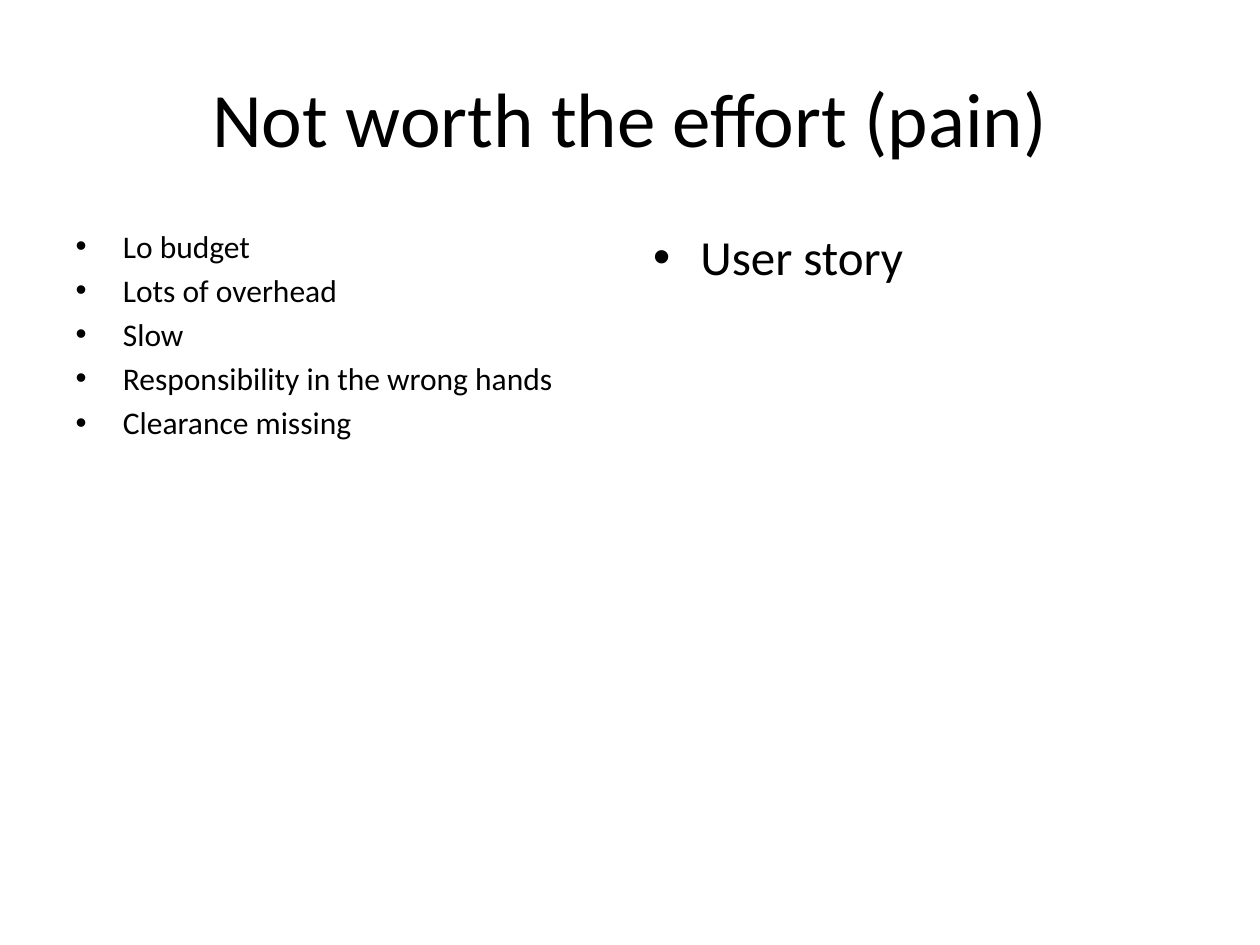
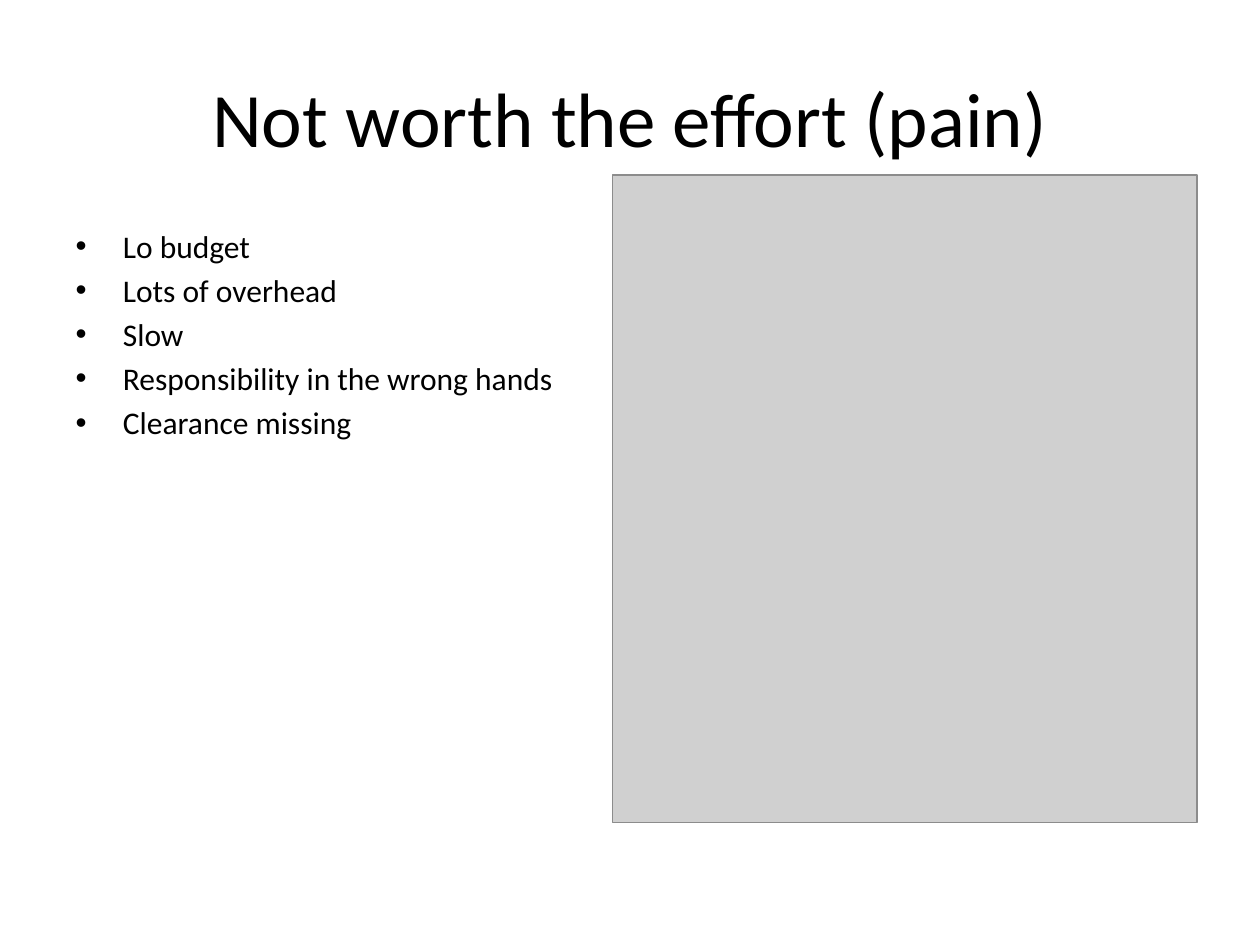
Before and after one commit to maxgronlund/digiramp, a slide deck: slide 4 of documents/strategy/consumer player/DigiRAMP-DEC-2015.pptx. Drawn at 1260x945 pixels with LibreOffice and Linux fonts; fonts in the diff are those of the drawing; grey boxes stand for pictures. Boxes give left, top, right and bottom in pixels: in the first picture for what was removed or moved away, otherwise in the second. Text is boxed around its words. In the diff, an @@ line names an element or a change of style, - is before the commit and + after.

```diff
--- a/documents/strategy/consumer player/DigiRAMP-DEC-2015.pptx
+++ b/documents/strategy/consumer player/DigiRAMP-DEC-2015.pptx
@@ picture added at [612, 175, 1197, 823] @@
@@ text removed at [700, 243, 903, 283] @@
-• User story
```
Also in this commit, not shown: 2 other slides changed, 19 other files.
